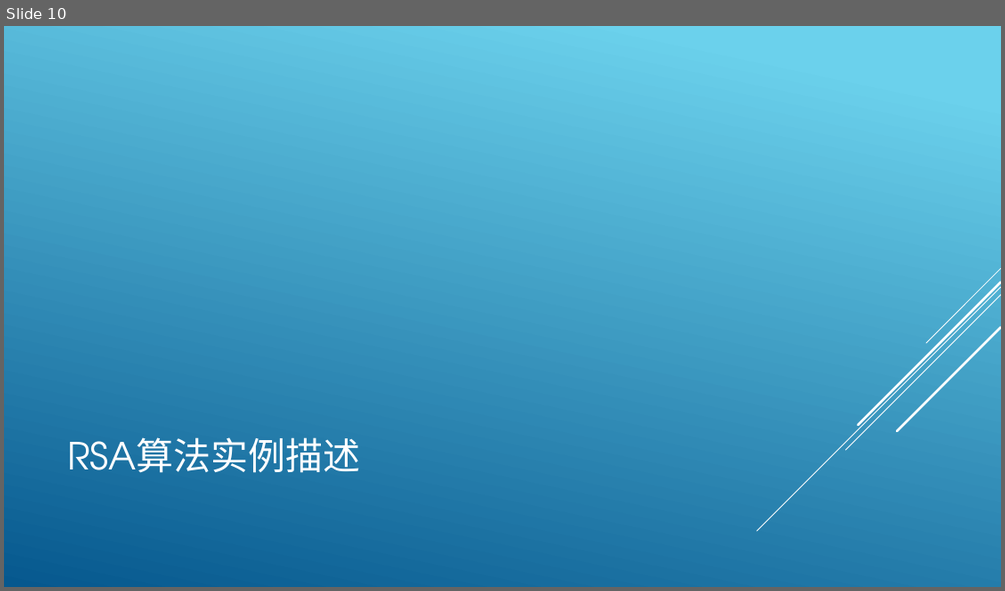
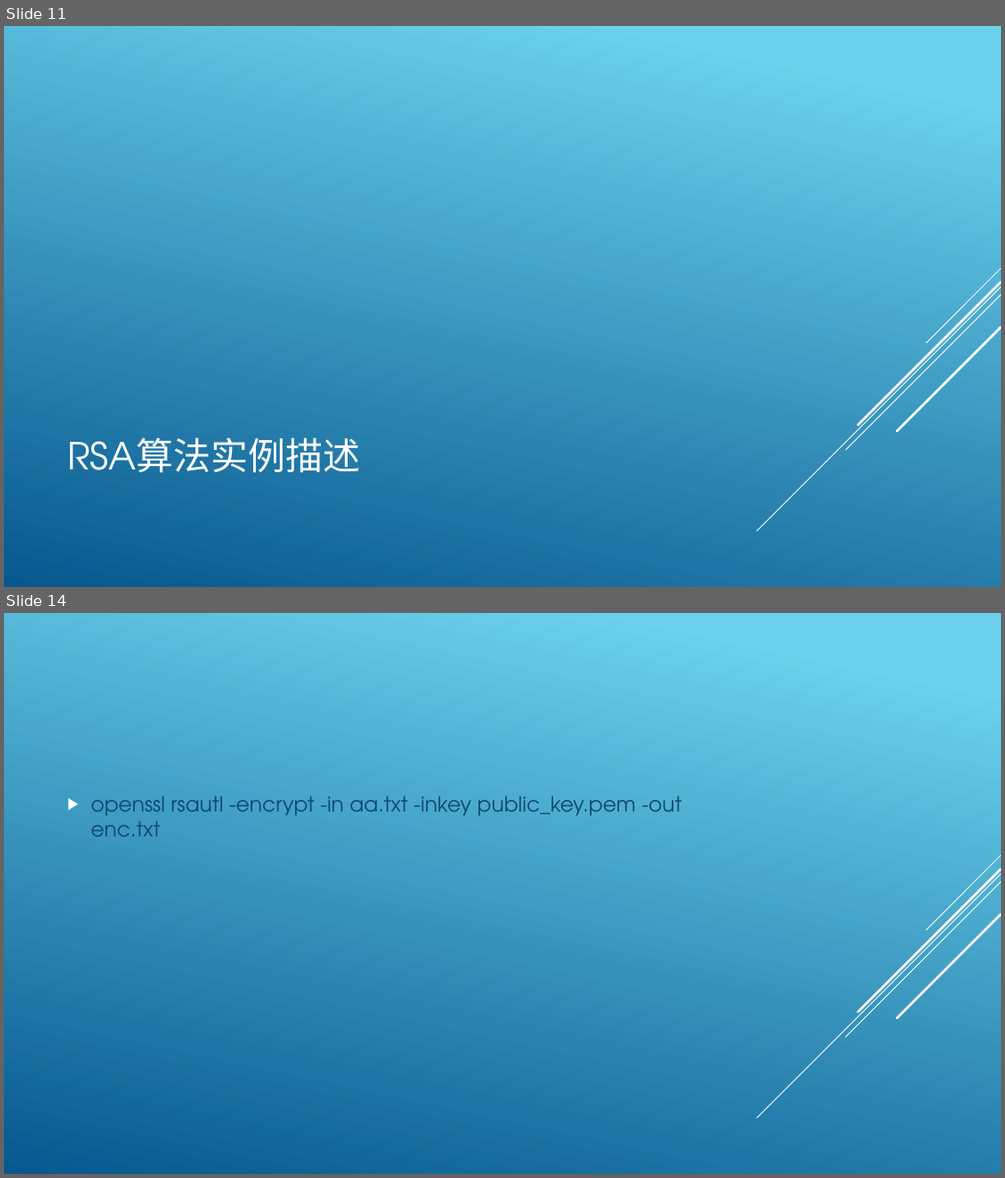
Before and after one commit to lmq1117/l56xx, a slide deck: document/limq.pptx. Shown one above the other, each under a label of ours: slide 10 before the commit, slides 11 and 14 after it; the slides between them are not shown. The pictures are 1005x591 and 1005x1178 pixels, drawn with LibreOffice and Linux fonts; fonts in the diff are those of the drawing. Boxes give left, top, right and bottom in pixels: in the first picture for what was removed or moved away, otherwise in the second. Text is boxed around its words. In the diff, an @@ line names an element or a change of style, - is before the commit and + after.

```diff
--- a/document/limq.pptx
+++ b/document/limq.pptx
@@ slide 14 added at (4,613,1001,1174), background gradient #6ED2EB to #06588E; not listed: 5 template elements that a slide beside it also shows @@
@@ text added at (91,796,681,836), 20 pt, text #0F496F @@
+▶ openssl rsautl -encrypt -in aa.txt -inkey public_key.pem -out enc.txt
@@ what was slide 10 is now slide 11 @@
```
Also in this commit, not shown: 2 slides changed, 5 other slides added, 2 slides removed.
